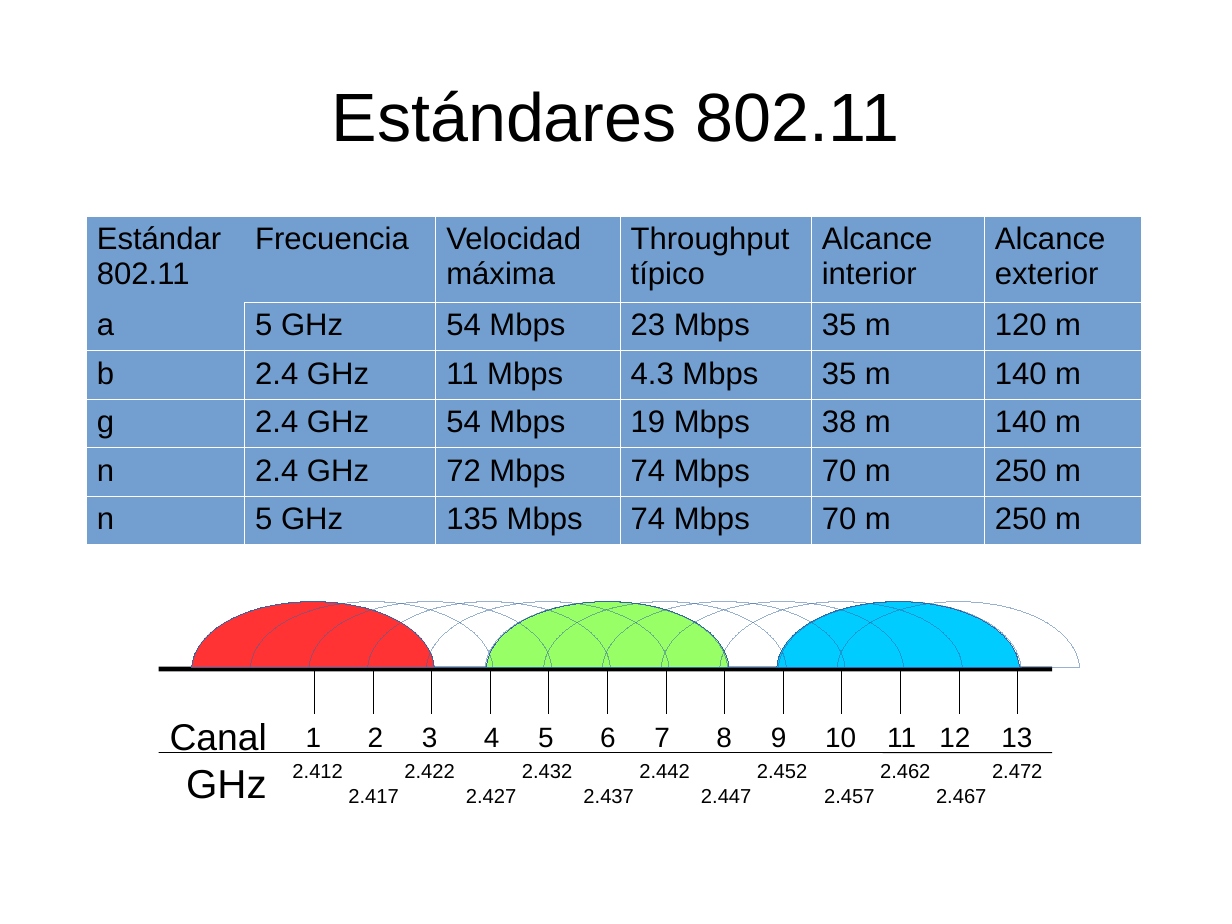
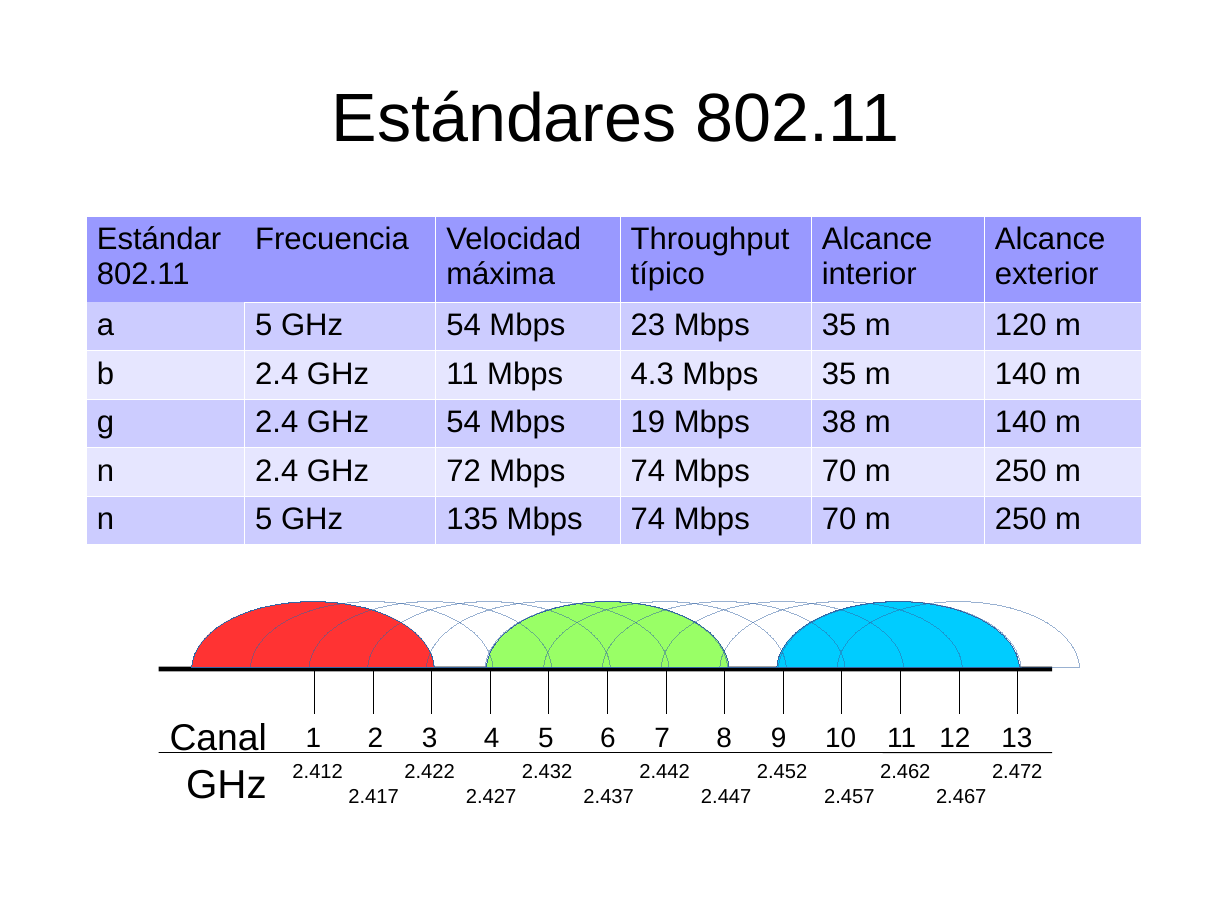
Before and after one commit to francoZuniga32/RII, a slide deck: slide 14 of odp/802.11.odp (slide 22 before the commit). Drawn at 1232x924 pixels with LibreOffice and Linux fonts; fonts in the diff are those of the drawing. Boxes give left, top, right and bottom in pixels: in the first picture for what was removed or moved away, otherwise in the second. Text is boxed around its words. In the diff, an @@ line names an element or a change of style, - is before the commit and + after.

```diff
--- a/odp/802.11.odp
+++ b/odp/802.11.odp
@@ table at [86,216,1141,540] @@
@@ fill #729FCF to #9999FF in row 1 @@
@@ fill #729FCF to #CCCCFF in 18 cells @@
@@ fill #729FCF to #E6E6FF in 12 cells @@
```
Also in this commit, not shown: 6 other slides changed, 8 slides removed, 16 other files.
